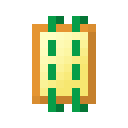
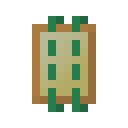
Layers edited between the first and the second 128x128 image:
renamed "Layer 4" to "_off", showed it, opacity 18% → 40%, blend darken → normal, painted on it over [32, 16, 96, 112]
painted on "Gradient Fill 1" over [40, 32, 88, 96]
